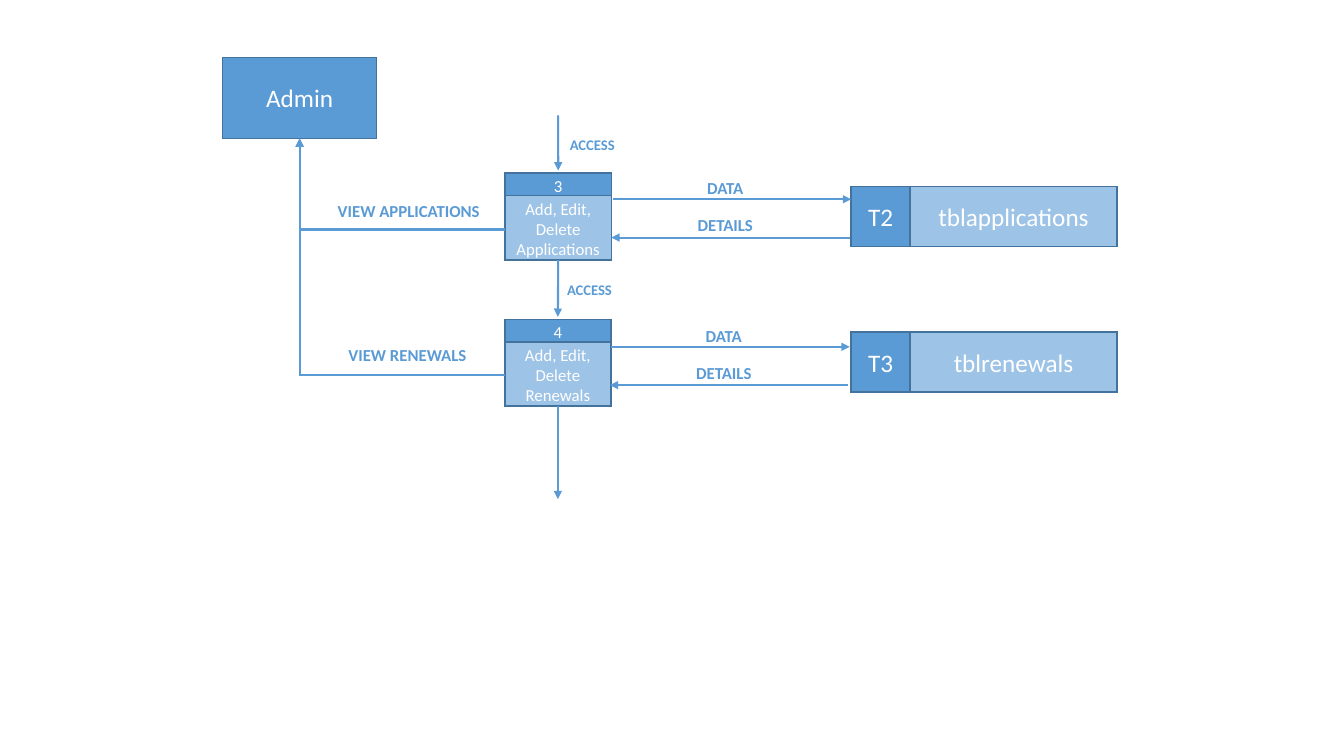
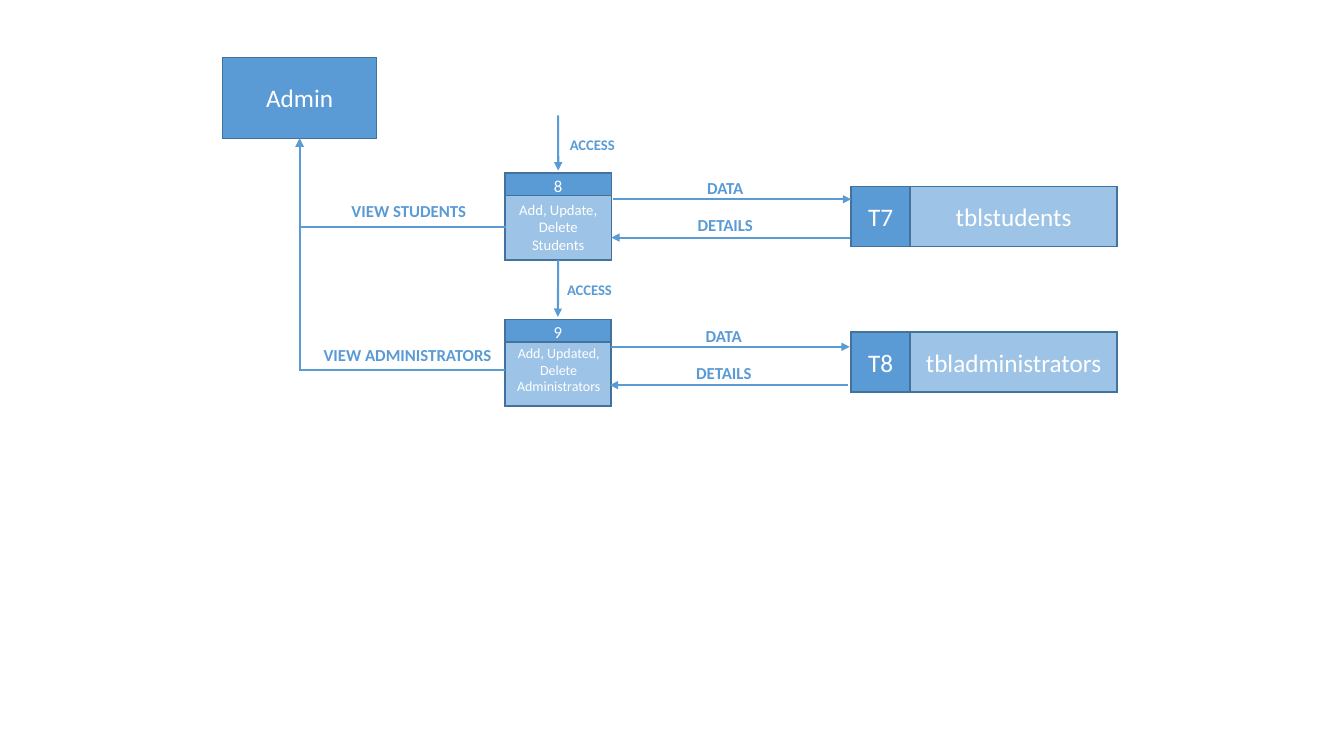
Before and after one commit to ow3ndesu/laravel-student-organization-management-system, a slide deck: slide 3 of docs/LVL0 DFD Admin.pptx (slide 2 before the commit). Drawn at 1344x756 pixels with LibreOffice and Linux fonts; fonts in the diff are those of the drawing. Boxes give left, top, right and bottom in pixels: in the first picture for what was removed or moved away, otherwise in the second. Text is boxed around its words. In the diff, an @@ line names an element or a change of style, - is before the commit and + after.

```diff
--- a/docs/LVL0 DFD Admin.pptx
+++ b/docs/LVL0 DFD Admin.pptx
@@ elbow arrow (506, 228) - (299, 138): route changed @@
@@ elbow arrow moved from (505, 375) - (299, 138) to (505, 370) - (299, 138) @@
@@ text at [351, 206, 466, 217]: text changed @@
-VIEW APPLICATIONS
+VIEW STUDENTS
@@ text at [519, 205, 597, 250]: text changed; size 12 to 10.5 pt @@
-Add, Edit, Delete Applications
+Add, Update, Delete Students
@@ text at [554, 180, 562, 196]: text changed @@
-3
+8
@@ text in rectangle at [956, 208, 1072, 226]: text changed @@
-tblapplications
+tblstudents
@@ text in rectangle at [868, 210, 893, 226]: text changed @@
-T2
+T7
@@ text at [554, 327, 562, 343]: text changed @@
-4
+9
@@ text at [324, 350, 491, 361]: text changed @@
-VIEW RENEWALS
+VIEW ADMINISTRATORS
@@ text at [517, 348, 600, 391]: text changed; size 12 to 10 pt @@
-Add, Edit, Delete Renewals
+Add, Updated, Delete Administrators
@@ text in rectangle at [868, 355, 893, 372]: text changed @@
-T3
+T8
@@ text in rectangle at [926, 354, 1101, 372]: text changed @@
-tblrenewals
+tbladministrators
@@ arrow removed from (558, 406) to (558, 499) @@
```
Also in this commit, not shown: 1 other slide changed, 1 slide added, 2 other files.
